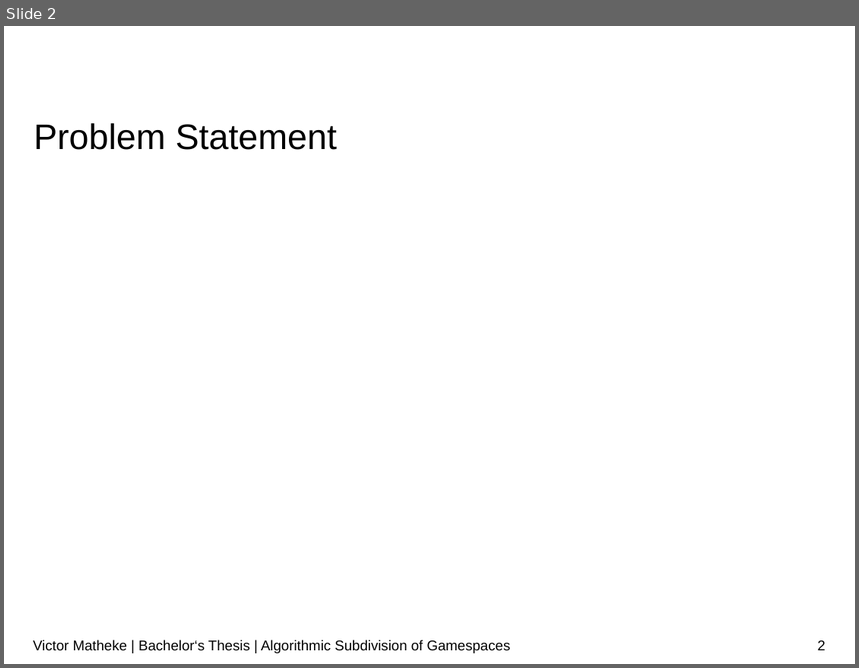
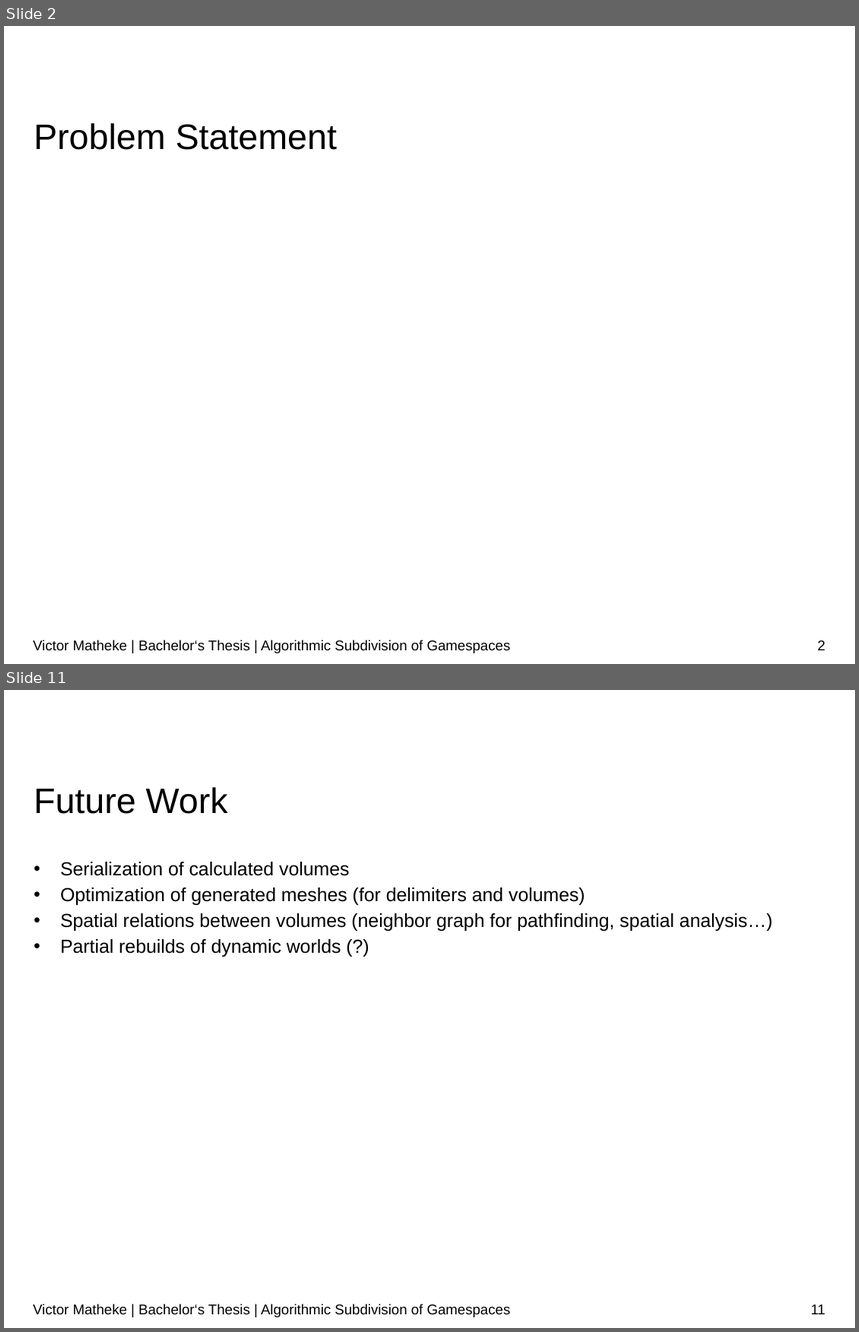
Before and after one commit to surrealtm/Thesis, a slide deck: Presentation/Presentation.pptx. Shown one above the other, each under a label of ours: slide 2 before the commit, slides 2 and 11 after it; the slides between them are not shown. The pictures are 859x668 and 859x1332 pixels, drawn with LibreOffice and Linux fonts; fonts in the diff are those of the drawing; grey boxes stand for pictures; background and template pictures are left out. Boxes give left, top, right and bottom in pixels: in the first picture for what was removed or moved away, otherwise in the second. Text is boxed around its words. In the diff, an @@ line names an element or a change of style, - is before the commit and + after.

```diff
--- a/Presentation/Presentation.pptx
+++ b/Presentation/Presentation.pptx
@@ slide 11 added at (x1=4, y1=690, x2=855, y2=1328), background #FFFFFF @@
@@ title added at (x1=34, y1=787, x2=228, y2=814), 30 pt, text #000000 @@
+Future Work
@@ text added at (x1=60, y1=862, x2=773, y2=957), 16 pt, text #000000 @@
+• Serialization of calculated volumes
+• Optimization of generated meshes (for delimiters and volumes)
+• Spatial relations between volumes (neighbor graph for pathfinding, spatial analysis…)
+• Partial rebuilds of dynamic worlds (?)
@@ text added at (x1=33, y1=1304, x2=511, y2=1318), 12 pt, text #000000 @@
+Victor Matheke | Bachelor‘s Thesis | Algorithmic Subdivision of Gamespaces
@@ page number added at (x1=811, y1=1305, x2=826, y2=1315), 12 pt, text #000000 @@
+11
```
Also in this commit, not shown: 9 other slides added.
